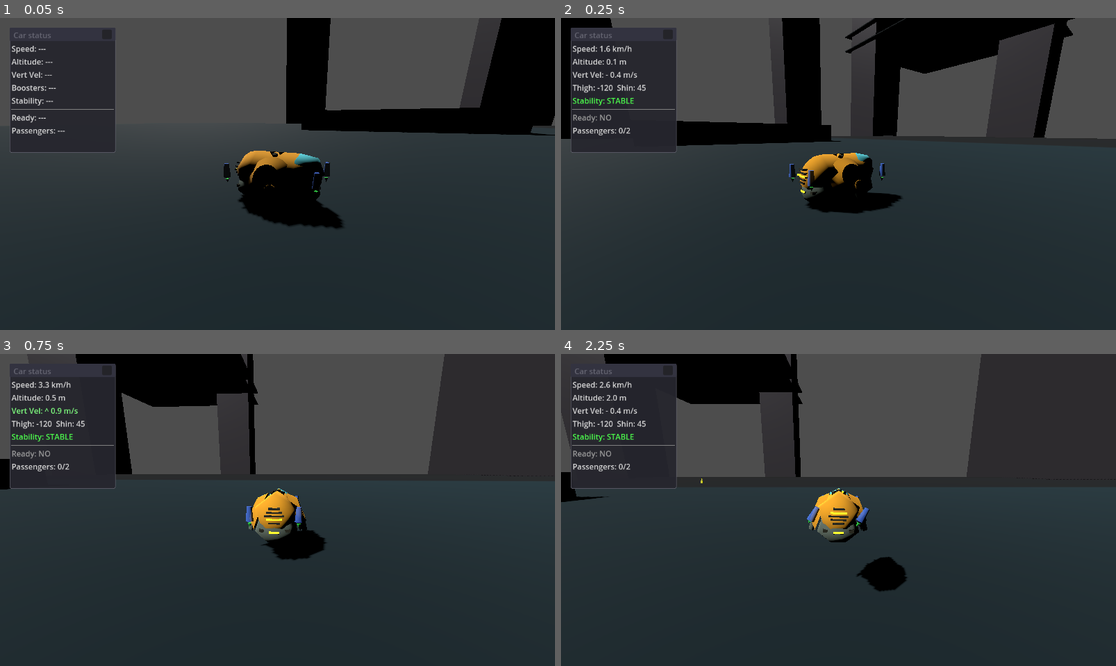
Above: before the commit, frames 1-4 (two rows, left to right).
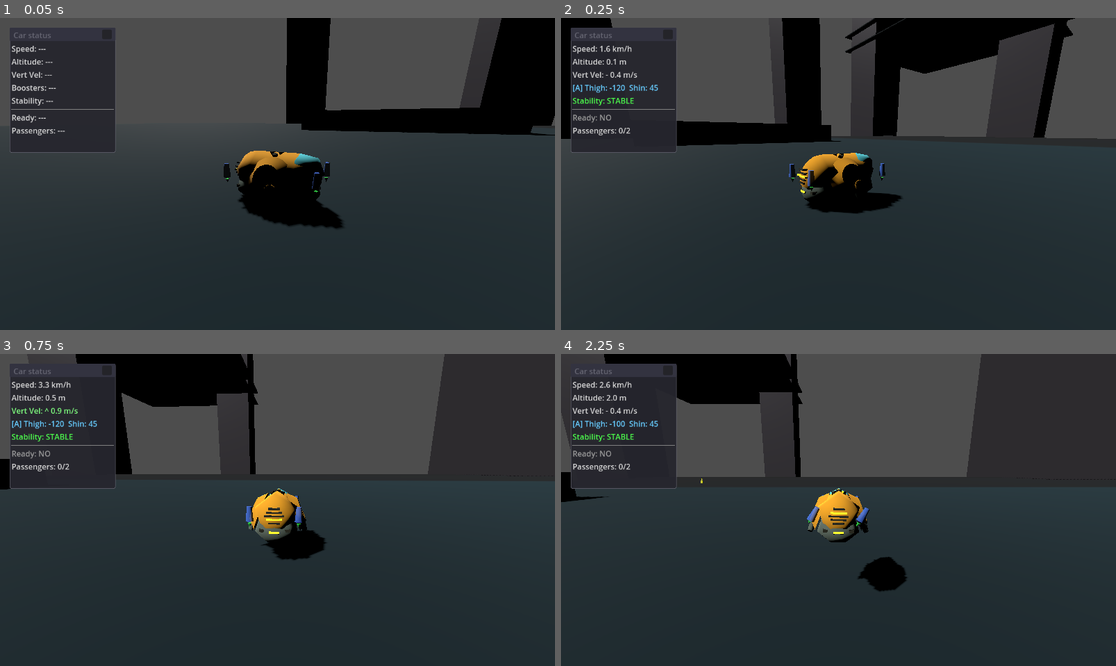
Above: after the commit, the same moments.

Repository: TaxiService/fcar
Game: Godot game, scene res://main.tscn
Two runs of this game, one before a commit and one after it. Both use one fixed random seed, a clock stepped at 60 frames per second and the inputs below. The engine's default icon, where the game draws it, is replaced by a stand-in: a white triangle on a blue panel in a dark square.
Inputs (mouse positions are in pixels of both pictures, inside the frame that each line leads up to):
- Up to frame 1 (0.05 s): no input
- Up to frame 2 (0.25 s): no input
- Up to frame 3 (0.75 s): drag from (61, 425) to (333, 441) at 0.52 s
- Up to frame 4 (2.25 s): drag from (727, 525) to (810, 572) at 1.27 s; move the mouse to (894, 441) at 2.02 s; hold D (strafe_right) from 2.03 s (still down); hold C (crouch) from 2.03 s (still down)

Frame 1 is identical in both runs. In frame 2, 0.2% of the frame differs, in the area x 2-18%, y 21-25%; in frame 3, 0.2%; in frame 4, 0.3%, in the area x 2-56%, y 21-73%.

Commit message:
Arrow key roll/pitch controls and booster assist improvements
- Left/Right arrows: differential shin angles for roll torque
- Up/Down arrows: direct pitch torque to tilt car nose up/down
- Roll offset configurable (15° default) with unlimited mode for testing
- Booster assist now enabled by default, exposed in editor (debug category)
- Space/C automatically releases locked handbrake (vertical movement intent)
- Debug window shows L/R shin angles when differential is active

Co-Authored-By: Claude Opus 4.5 <noreply@anthropic.com>

Diff:
--- a/FCar.gd
+++ b/FCar.gd
@@ -20,8 +20,8 @@
 var current_yaw: float = 0.0
 
 # Booster assist state
-var booster_assist_enabled: bool = false
 var _alt_was_pressed: bool = false  # For detecting Alt key press
+var _booster_roll_differential: float = 0.0  # Current shin offset (left - right)
 
 # ===== EXPORT PARAMETERS =====
 @export_category("thrust")
@@ -96,6 +96,11 @@
 @export var booster_preset_down: Vector2 = Vector2(0.0, 45.0)
 @export var booster_preset_forward: Vector2 = Vector2(-60.0, 45.0)
 @export var booster_preset_backward: Vector2 = Vector2(-180.0, 33.0)
+# Arrow key controls (when assist is enabled)
+@export var booster_roll_offset: float = 15.0  # Max differential shin offset in degrees
+@export var booster_roll_offset_limited: bool = true  # If false, offset can go beyond limit (testing)
+@export var booster_roll_speed: float = 60.0  # How fast the differential builds (deg/sec)
+@export var booster_pitch_torque: float = 50000.0  # Torque strength for pitch control
 
 @export_category("passengers")
 @export var cargo_capacity: int = 2
@@ -122,6 +127,7 @@
 @export_range(0.0, 3.0, 0.1) var com_compensation_strength: float = 1.0
 @export var heading_hold_enabled: bool = true
 @export var heading_hold_strength: float = 15.0
+@export var booster_assist_enabled: bool = true  # WASD/Space/C controls booster presets
 
 # ===== WHEEL REFERENCES =====
 @onready var wheel_front_left: Node3D = $WheelFrontLeft if has_node("WheelFrontLeft") else null
@@ -580,6 +586,11 @@
 			print("Handbrake: LOCKED")
 		handbrake_last_press_time = now
 
+	# Release handbrake lock when Space or C pressed (vertical movement intent)
+	if handbrake_locked and (Input.is_action_just_pressed("jump") or Input.is_action_just_pressed("crouch")):
+		handbrake_locked = false
+		print("Handbrake: released by vertical input")
+
 	handbrake_active = handbrake_locked or Input.is_action_pressed("handbrake")
 
 	# Apply input smoothing
@@ -742,7 +753,7 @@
 
 
 func _update_booster_assist(delta: float):
-	# Read directional inputs and blend presets
+	# === WASD/Space/C: Preset direction control ===
 	var target_thigh: float = booster_system.thigh_angle_left  # Default: keep current
 	var target_shin: float = booster_system.shin_angle_left
 	var input_count: int = 0
@@ -770,27 +781,78 @@
 		accumulated_shin += booster_preset_down.y
 		input_count += 1
 
-	# If any input, calculate blended target (average of all pressed directions)
-	if input_count > 0:
+	# If any preset input, calculate blended target
+	var has_preset_input = input_count > 0
+	if has_preset_input:
 		target_thigh = accumulated_thigh / input_count
 		target_shin = accumulated_shin / input_count
 
-		# Smoothly move toward target
+	# === Left/Right arrows: Roll via differential shin angles ===
+	var roll_input = 0.0
+	if Input.is_key_pressed(KEY_LEFT):
+		roll_input = -1.0
+	elif Input.is_key_pressed(KEY_RIGHT):
+		roll_input = 1.0
+
+	# Update roll differential (builds up while held, decays when released)
+	if roll_input != 0.0:
+		var target_differential = roll_input * booster_roll_offset
+		if not booster_roll_offset_limited:
+			# Unlimited mode: keep increasing
+			_booster_roll_differential += roll_input * booster_roll_speed * delta
+		else:
+			# Limited mode: move toward fixed offset
+			_booster_roll_differential = move_toward(_booster_roll_differential, target_differential, booster_roll_speed * delta)
+	else:
+		# No roll input: decay back to zero
+		_booster_roll_differential = move_toward(_booster_roll_differential, 0.0, booster_roll_speed * delta)
+
+	# === Up/Down arrows: Pitch via direct torque ===
+	var pitch_input = 0.0
+	if Input.is_key_pressed(KEY_UP):
+		pitch_input = 1.0  # Pitch nose up
+	elif Input.is_key_pressed(KEY_DOWN):
+		pitch_input = -1.0  # Pitch nose down
+
+	if pitch_input != 0.0:
+		# Apply torque around the car's local X axis (pitch axis)
+		var pitch_axis = global_transform.basis.x
+		apply_torque(pitch_axis * pitch_input * booster_pitch_torque)
+
+	# === Apply angles ===
+	var needs_update = has_preset_input or _booster_roll_differential != 0.0
+
+	if needs_update:
 		var rotation_step = booster_assist_rotation_speed * delta
 
-		booster_system.thigh_angle_left = move_toward(booster_system.thigh_angle_left, target_thigh, rotation_step)
-		booster_system.thigh_angle_right = move_toward(booster_system.thigh_angle_right, target_thigh, rotation_step)
-		booster_system.shin_angle_left = move_toward(booster_system.shin_angle_left, target_shin, rotation_step)
-		booster_system.shin_angle_right = move_toward(booster_system.shin_angle_right, target_shin, rotation_step)
-
-		# Clamp angles
+		# Move thighs toward target (both same)
+		if has_preset_input:
+			booster_system.thigh_angle_left = move_toward(booster_system.thigh_angle_left, target_thigh, rotation_step)
+			booster_system.thigh_angle_right = move_toward(booster_system.thigh_angle_right, target_thigh, rotation_step)
+
+		# Move shins toward target + differential (left gets +half, right gets -half)
+		var base_shin_left = target_shin if has_preset_input else booster_system.shin_angle_left
+		var base_shin_right = target_shin if has_preset_input else booster_system.shin_angle_right
+
+		# Apply differential: positive = left shin increases, right decreases
+		var target_shin_left = base_shin_left + _booster_roll_differential / 2.0
+		var target_shin_right = base_shin_right - _booster_roll_differential / 2.0
+
+		if has_preset_input:
+			booster_system.shin_angle_left = move_toward(booster_system.shin_angle_left, target_shin_left, rotation_step)
+			booster_system.shin_angle_right = move_toward(booster_system.shin_angle_right, target_shin_right, rotation_step)
+		else:
+			# Only roll input - apply differential directly
+			booster_system.shin_angle_left = move_toward(booster_system.shin_angle_left, booster_system.shin_angle_left + _booster_roll_differential / 2.0, booster_roll_speed * delta)
+			booster_system.shin_angle_right = move_toward(booster_system.shin_angle_right, booster_system.shin_angle_right - _booster_roll_differential / 2.0, booster_roll_speed * delta)
+
+		# Clamp all angles
 		booster_system.thigh_angle_left = clamp(booster_system.thigh_angle_left, booster_thigh_min, booster_thigh_max)
 		booster_system.thigh_angle_right = clamp(booster_system.thigh_angle_right, booster_thigh_min, booster_thigh_max)
 		booster_system.shin_angle_left = clamp(booster_system.shin_angle_left, booster_shin_min, booster_shin_max)
 		booster_system.shin_angle_right = clamp(booster_system.shin_angle_right, booster_shin_min, booster_shin_max)
 
 		booster_system._apply_rotations()
-	# If no input, keep current angles (do nothing)
 
 
 func _update_booster_thrust(delta: float):
--- a/main.tscn
+++ b/main.tscn
@@ -142,6 +142,10 @@
 roll_differential = 0.5
 yaw_acceleration = 1.8
 booster_default_thigh_angle = -119.75
+booster_preset_forward = Vector2(-57, 45)
+booster_preset_backward = Vector2(-180, 27)
+booster_roll_offset = 60.0
+booster_roll_speed = 120.0
 debug_thrusters = true
 
 [node name="UIController" type="Node" parent="FCar"]
@@ -427,6 +431,97 @@
 [node name="MeshInstance3D" type="MeshInstance3D" parent="city/Floor3"]
 mesh = SubResource("BoxMesh_t3vcl")
 
+[node name="SpawnSurface1" type="Node3D" parent="city"]
+transform = Transform3D(1, 0, 0, 0, 1, 0, 0, 0, 1, 41.285053, 0.10619187, -15.459599)
+script = ExtResource("7_spawn")
+enabled = true
+max_people = 50
+color_set_index = 2
+bounds_size = Vector3(100, 0, 100)
+
+[node name="SpawnSurface2" type="Node3D" parent="city"]
+transform = Transform3D(1, 0, 0, 0, 1, 0, 0, 0, 1, -59.27123, -0.5353551, -43.668526)
+script = ExtResource("7_spawn")
+enabled = true
+max_people = 20
+color_set_index = 1
+bounds_size = Vector3(30, 0, 30)
+
+[node name="SpawnSurface3" type="Node3D" parent="city"]
+transform = Transform3D(1, 0, 0, 0, 1, 0, 0, 0, 1, -300.46033, 13.921724, 69.873314)
+script = ExtResource("7_spawn")
+enabled = true
+max_people = 30
+color_set_index = 2
+bounds_size = Vector3(30, 0, 30)
+
+[node name="SpawnSurface4" type="Node3D" parent="city"]
+transform = Transform3D(1, 0, 0, 0, 1, 0, 0, 0, 1, -300.46033, -48.234848, 69.873314)
+script = ExtResource("7_spawn")
+enabled = true
+max_people = 20
+bounds_size = Vector3(30, 0, 30)
+
+[node name="SpawnSurface5" type="Node3D" parent="city"]
+transform = Transform3D(1, 0, 0, 0, 1, 0, 0, 0, 1, -300.46033, -111.485374, 69.873314)
+script = ExtResource("7_spawn")
+enabled = true
+max_people = 25
+color_set_index = 1
+bounds_size = Vector3(30, 0, 30)
+
+[node name="SpawnSurface6" type="Node3D" parent="city"]
+transform = Transform3D(0.87096244, 0, 0, 0, 1, 0, 0, 0, 0.5297819, 91.82374, 136.54045, -56.306652)
+script = ExtResource("7_spawn")
+enabled = true
+max_people = 20
+bounds_size = Vector3(30, 0, 30)
+
+[node name="SpawnSurface7" type="Node3D" parent="city"]
+transform = Transform3D(1, 0, 0, 0, 1, 0, 0, 0, 1, 40.6159, 143.93634, 213.12761)
+script = ExtResource("7_spawn")
+enabled = true
+max_people = 30
+color_set_index = 2
+bounds_size = Vector3(30, 0, 30)
+
+[node name="SpawnSurface8" type="Node3D" parent="city"]
+transform = Transform3D(0.9624031, 0, -0.27162522, 0, 1, 0, 0.27162522, 0, 0.9624031, -172.23619, 138.57793, -287.10168)
+script = ExtResource("7_spawn")
+enabled = true
+max_people = 50
+bounds_size = Vector3(100, 0, 100)
+
+[node name="SpawnSurface9" type="Node3D" parent="city"]
+transform = Transform3D(1, 0, 0, 0, 1, 0, 0, 0, 1, -130.73364, 138.82335, -246.1421)
+script = ExtResource("7_spawn")
+enabled = true
+max_people = 50
+color_set_index = 1
+bounds_size = Vector3(100, 0, 100)
+
+[node name="SpawnSurface10" type="Node3D" parent="city"]
+transform = Transform3D(1, 0, 0, 0, 1, 0, 0, 0, 1, -216.40321, 138.57793, -333.74377)
+script = ExtResource("7_spawn")
+enabled = true
+max_people = 50
+color_set_index = 2
+bounds_size = Vector3(100, 0, 100)
+
+[node name="SpawnSurface11" type="Node3D" parent="city"]
+transform = Transform3D(1, 0, 0, 0, 1, 0, 0, 0, 1, -18.94347, 0.10619187, 26.995434)
+script = ExtResource("7_spawn")
+enabled = true
+max_people = 30
+bounds_size = Vector3(50, 0, 50)
+
+[node name="SpawnSurface12" type="Node3D" parent="city"]
+transform = Transform3D(0.9624031, 0, -0.27162522, 0, 1, 0, 0.27162522, 0, 0.9624031, -138.51523, 119.96489, -281.20572)
+script = ExtResource("7_spawn")
+enabled = true
+max_people = 50
+bounds_size = Vector3(100, 0, 100)
+
 [node name="PeopleManager" type="Node" parent="."]
 script = ExtResource("6_people")
 
@@ -435,94 +530,3 @@
 script = ExtResource("7_5vw27")
 poi_name = "t&St"
 arrival_radius = 10.0
-
-[node name="SpawnSurface1" type="Node3D" parent="."]
-transform = Transform3D(1, 0, 0, 0, 1, 0, 0, 0, 1, 41.285053, 0.10619187, -15.459599)
-script = ExtResource("7_spawn")
-enabled = true
-max_people = 50
-color_set_index = 2
-bounds_size = Vector3(100, 0, 100)
-
-[node name="SpawnSurface2" type="Node3D" parent="."]
-transform = Transform3D(1, 0, 0, 0, 1, 0, 0, 0, 1, -59.27123, -0.5353551, -43.668526)
-script = ExtResource("7_spawn")
-enabled = true
-max_people = 20
-color_set_index = 1
-bounds_size = Vector3(30, 0, 30)
-
-[node name="SpawnSurface3" type="Node3D" parent="."]
-transform = Transform3D(1, 0, 0, 0, 1, 0, 0, 0, 1, -300.46033, 13.921724, 69.873314)
-script = ExtResource("7_spawn")
-enabled = true
-max_people = 30
-color_set_index = 2
-bounds_size = Vector3(30, 0, 30)
-
-[node name="SpawnSurface4" type="Node3D" parent="."]
-transform = Transform3D(1, 0, 0, 0, 1, 0, 0, 0, 1, -300.46033, -48.234848, 69.873314)
-script = ExtResource("7_spawn")
-enabled = true
-max_people = 20
-bounds_size = Vector3(30, 0, 30)
-
-[node name="SpawnSurface5" type="Node3D" parent="."]
-transform = Transform3D(1, 0, 0, 0, 1, 0, 0, 0, 1, -300.46033, -111.485374, 69.873314)
-script = ExtResource("7_spawn")
-enabled = true
-max_people = 25
-color_set_index = 1
-bounds_size = Vector3(30, 0, 30)
-
-[node name="SpawnSurface6" type="Node3D" parent="."]
-transform = Transform3D(0.87096244, 0, 0, 0, 1, 0, 0, 0, 0.5297819, 91.82374, 136.54045, -56.306652)
-script = ExtResource("7_spawn")
-enabled = true
-max_people = 20
-bounds_size = Vector3(30, 0, 30)
-
-[node name="SpawnSurface7" type="Node3D" parent="."]
-transform = Transform3D(1, 0, 0, 0, 1, 0, 0, 0, 1, 40.6159, 143.93634, 213.12761)
-script = ExtResource("7_spawn")
-enabled = true
-max_people = 30
-color_set_index = 2
-bounds_size = Vector3(30, 0, 30)
-
-[node name="SpawnSurface8" type="Node3D" parent="."]
-transform = Transform3D(0.9624031, 0, -0.27162522, 0, 1, 0, 0.27162522, 0, 0.9624031, -172.23619, 138.57793, -287.10168)
-script = ExtResource("7_spawn")
-enabled = true
-max_people = 50
-bounds_size = Vector3(100, 0, 100)
-
-[node name="SpawnSurface9" type="Node3D" parent="."]
-transform = Transform3D(1, 0, 0, 0, 1, 0, 0, 0, 1, -130.73364, 138.82335, -246.1421)
-script = ExtResource("7_spawn")
-enabled = true
-max_people = 50
-color_set_index = 1
-bounds_size = Vector3(100, 0, 100)
-
-[node name="SpawnSurface10" type="Node3D" parent="."]
-transform = Transform3D(1, 0, 0, 0, 1, 0, 0, 0, 1, -216.40321, 138.57793, -333.74377)
-script = ExtResource("7_spawn")
-enabled = true
-max_people = 50
-color_set_index = 2
-bounds_size = Vector3(100, 0, 100)
-
-[node name="SpawnSurface11" type="Node3D" parent="."]
-transform = Transform3D(1, 0, 0, 0, 1, 0, 0, 0, 1, -18.94347, 0.10619187, 26.995434)
-script = ExtResource("7_spawn")
-enabled = true
-max_people = 30
-bounds_size = Vector3(50, 0, 50)
-
-[node name="SpawnSurface12" type="Node3D" parent="."]
-transform = Transform3D(0.9624031, 0, -0.27162522, 0, 1, 0, 0.27162522, 0, 0.9624031, -138.51523, 119.96489, -281.20572)
-script = ExtResource("7_spawn")
-enabled = true
-max_people = 50
-bounds_size = Vector3(100, 0, 100)
--- a/ui/DebugWindow.gd
+++ b/ui/DebugWindow.gd
@@ -126,7 +126,11 @@
 	if "booster_system" in car_ref and car_ref.booster_system:
 		var bs = car_ref.booster_system
 		var assist_indicator = "[A] " if car_ref.booster_assist_enabled else ""
-		booster_angles_label.text = "%sThigh: %.0f  Shin: %.0f" % [assist_indicator, bs.thigh_angle_left, bs.shin_angle_left]
+		# Show both shin angles if they differ (roll differential active)
+		if abs(bs.shin_angle_left - bs.shin_angle_right) > 0.5:
+			booster_angles_label.text = "%sT:%.0f S:%.0f/%.0f" % [assist_indicator, bs.thigh_angle_left, bs.shin_angle_left, bs.shin_angle_right]
+		else:
+			booster_angles_label.text = "%sThigh: %.0f  Shin: %.0f" % [assist_indicator, bs.thigh_angle_left, bs.shin_angle_left]
 		# Highlight when assist is active
 		if car_ref.booster_assist_enabled:
 			booster_angles_label.add_theme_color_override("font_color", Color(0.4, 0.8, 1.0))
